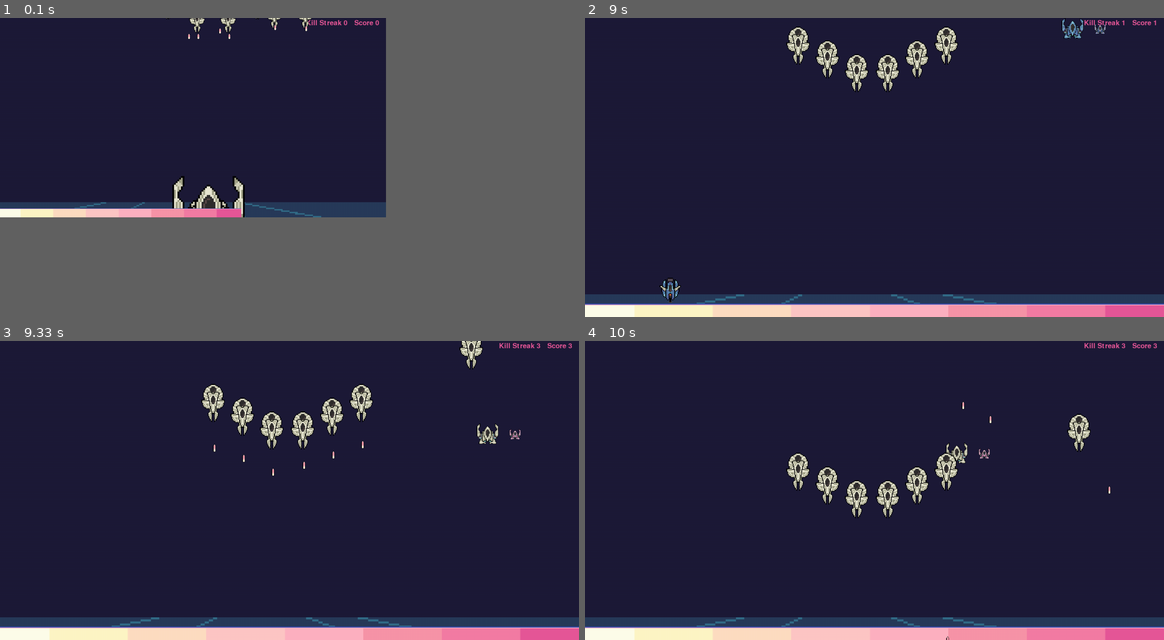
Above: before the commit, frames 1-4 (two rows, left to right).
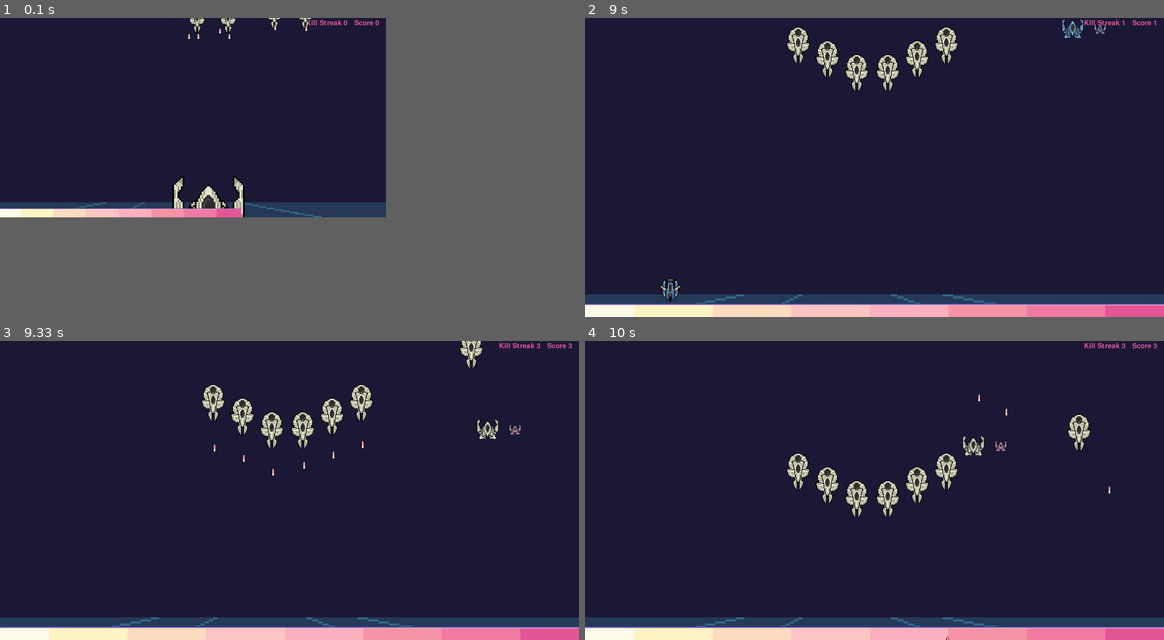
Above: after the commit, the same moments.

Repository: RafaBessa/Shadow_Light_bh_pygame
Game: pygame game, started from Game.py
The game is run twice, just before and just after one commit, with the same random seed, the same clock (stepped at 60 frames per second) and the same inputs.
Inputs:
- Up to frame 1 (0.1 s): no input
- Up to frame 2 (9 s): hold D 0.33-0.8 s; hold W 0.83-1.13 s; tap Space at 0.9, 1.23, 1.53, 1.73, 2.03, 2.3, 2.63, 2.93, 3.07, 3.47, 3.77, 4.13, 4.53, 4.83, 5.37, 5.67, 5.87, 6.2, 6.5, 6.7, 7, 7.27, 7.6, 7.9, 8.03, 8.43, 8.73 s; tap E at 0.98, 2.38, 3.55, 6.28, 7.68 s; hold D 1.17-1.63 s; hold A 1.67-2.2 s; hold S 2.23-2.53 s; hold A 2.57-2.97 s; hold W 3-3.37 s; hold D 3.4-4.03 s; hold S 4.07-4.43 s; hold A 4.47-4.93 s; tap - at 4.97 s; hold D 5.3-5.77 s; hold W 5.8-6.1 s; hold D 6.13-6.6 s; hold A 6.63-7.17 s; hold S 7.2-7.5 s; hold A 7.53-7.93 s; hold W 7.97-8.33 s; hold D from 8.37 s (still down)
- Up to frame 3 (9.33 s): release D at 9 s; hold S from 9.03 s (still down); tap Space at 9.1 s; tap E at 9.18 s
- Up to frame 4 (10 s): release S at 9.4 s; hold A 9.43-9.9 s; tap Space at 9.5, 9.8 s; hold D from 9.93 s (still down)

Frames 1-2 are identical in both runs. In frame 3, 0.3% of the frame differs, in the area x 82-90%, y 26-35%; in frame 4, 0.4%, in the area x 62-73%, y 17-41%.

Commit message:
Gameplay
speed cap
bullet speed cap
10s antes de fechar

Diff:
--- a/Game.py
+++ b/Game.py
@@ -141,7 +141,7 @@
         if player.health <= 0:
             lost = True
             lost_time += dt
-            if lost_time > 2:
+            if lost_time > 10:
                 run = False
             else:
                 continue
--- a/Player.py
+++ b/Player.py
@@ -229,11 +229,18 @@
         #     self.killStreak = 0
         if DeathCount >= 1:
             #     print(str(self.bullet_speed) + " , " +  str(self.cooldown))
-            self.bullet_speed *= 1.10
             self.cooldown *= .95
-            self.speed *= 1.06
+            if self.bullet_speed < -200:
+                self.bullet_speed = -200
+            else:
+                self.bullet_speed *= 1.10
+            if self.speed*1.06 > 700:
+                self.speed = 700
+            else:
+                self.speed *= 1.06
             #self.CreateAssistente()
             # print(str(self.speed))
+
         upgradetype = math.floor(self.killStreak / _streakValue)
         if upgradetype >= len(self._ShootType):
             upgradetype = len(self._ShootType) - 1
